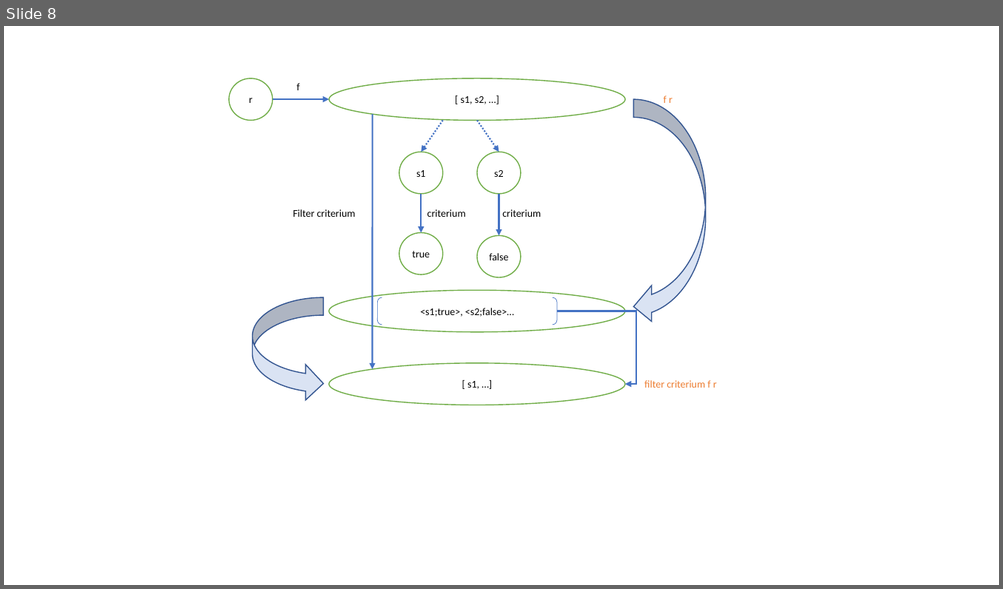
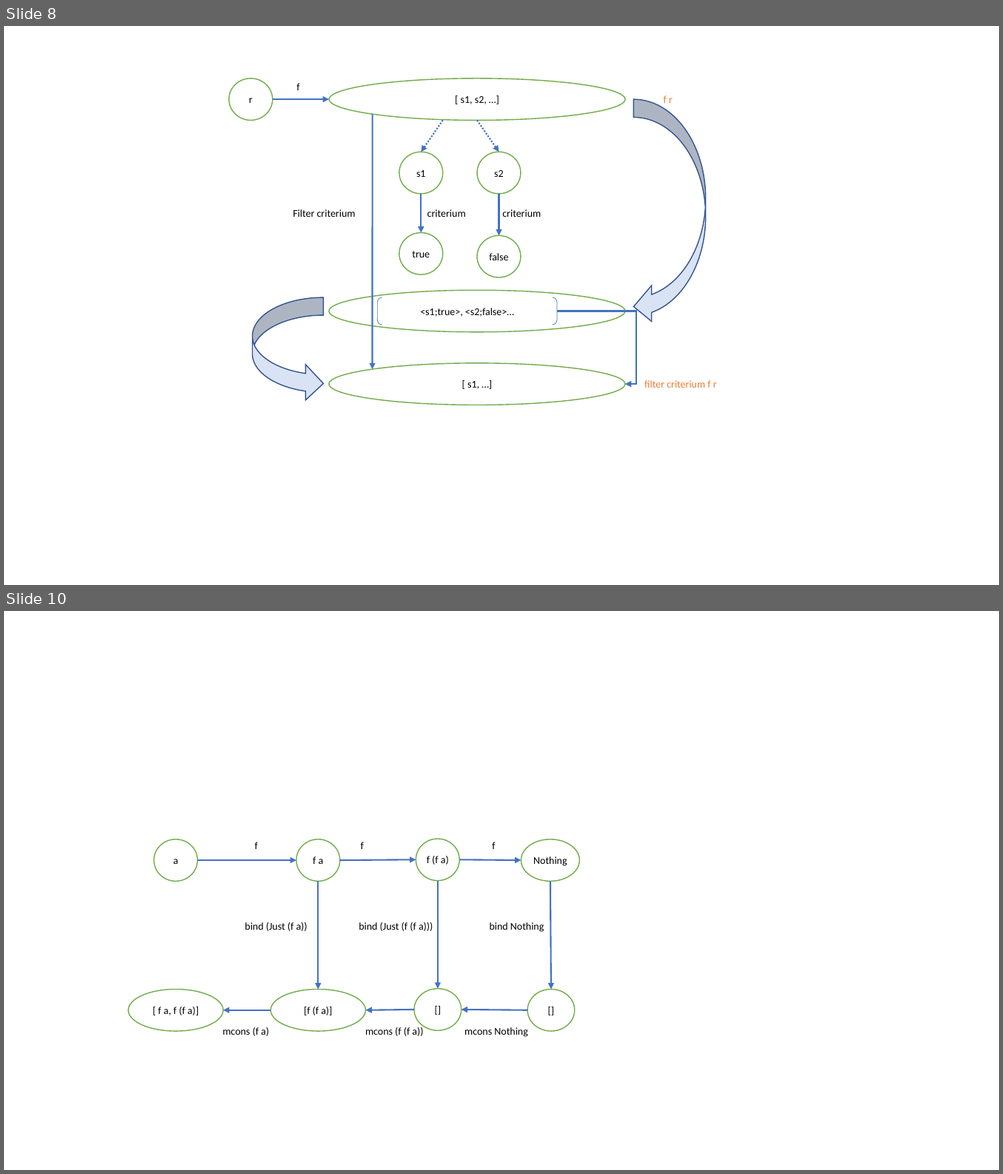
Before and after one commit to joopringelberg/perspectives-core, a slide deck: tekeningen combinatoren.pptx. Shown one above the other, each under a label of ours: slide 8 before the commit, slides 8 and 10 after it; the slides between them are not shown. The pictures are 1003x589 and 1003x1174 pixels, drawn with LibreOffice and Linux fonts; fonts in the diff are those of the drawing. Boxes give left, top, right and bottom in pixels: in the first picture for what was removed or moved away, otherwise in the second. Text is boxed around its words. In the diff, an @@ line names an element or a change of style, - is before the commit and + after.

```diff
--- a/tekeningen combinatoren.pptx
+++ b/tekeningen combinatoren.pptx
@@ slide 10 added at (4, 611, 999, 1170), background #FFFFFF @@
@@ ellipse added at (154, 840, 197, 881), fill #FFFFFF, outline #70AD47 1 pt, 10 pt, text #000000 @@
+a
@@ text added at (255, 842, 258, 849), 10 pt, text #000000 @@
+f
@@ ellipse added at (296, 840, 340, 881), fill #FFFFFF, outline #70AD47 1 pt, 10 pt, text #000000 @@
+f a
@@ text added at (361, 842, 364, 849), 10 pt, text #000000 @@
+f
@@ ellipse added at (416, 840, 459, 881), fill #FFFFFF, outline #70AD47 1 pt, 10 pt, text #000000 @@
+f (f a)
@@ text added at (492, 842, 495, 849), 10 pt, text #000000 @@
+f
@@ ellipse added at (521, 840, 579, 881), fill #FFFFFF, outline #70AD47 1 pt, 10 pt, text #000000 @@
+Nothing
@@ arrow added from (197, 860) to (296, 860), #4472C4 1.5 pt @@
@@ arrow added from (340, 860) to (416, 860), #4472C4 1.5 pt @@
@@ arrow added from (459, 860) to (521, 860), #4472C4 1.5 pt @@
@@ arrow added from (318, 881) to (318, 989), #4472C4 1.5 pt @@
@@ arrow added from (438, 881) to (438, 989), #4472C4 1.5 pt @@
@@ arrow added from (550, 881) to (551, 989), #4472C4 1.5 pt @@
@@ text added at (244, 923, 307, 931), 10 pt, text #000000 @@
+bind (Just (f a))
@@ text added at (358, 923, 432, 931), 10 pt, text #000000 @@
+bind (Just (f (f a)))
@@ text added at (489, 923, 543, 932), 10 pt, text #000000 @@
+bind Nothing
@@ ellipse added at (128, 989, 223, 1031), fill #FFFFFF, outline #70AD47 1 pt, 10 pt, text #000000 @@
+[ f a, f (f a)]
@@ ellipse added at (270, 989, 365, 1031), fill #FFFFFF, outline #70AD47 1 pt, 10 pt, text #000000 @@
+[f (f a)]
@@ arrow added from (415, 1010) to (366, 1011), #4472C4 1.5 pt @@
@@ ellipse added at (415, 989, 461, 1031), fill #FFFFFF, outline #70AD47 1 pt, 10 pt, text #000000 @@
+[]
@@ arrow added from (528, 1011) to (461, 1010), #4472C4 1.5 pt @@
@@ ellipse added at (528, 989, 575, 1031), fill #FFFFFF, outline #70AD47 1 pt, 10 pt, text #000000 @@
+[]
@@ text added at (222, 1028, 269, 1037), 10 pt, text #000000 @@
+mcons (f a)
@@ arrow added from (270, 1011) to (223, 1011), #4472C4 1.5 pt @@
@@ text added at (365, 1026, 423, 1037), 10 pt, text #000000 @@
+mcons (f (f a))
@@ text added at (464, 1028, 527, 1037), 10 pt, text #000000 @@
+mcons Nothing
```
Also in this commit, not shown: 1 slide changed, 2 other files.
